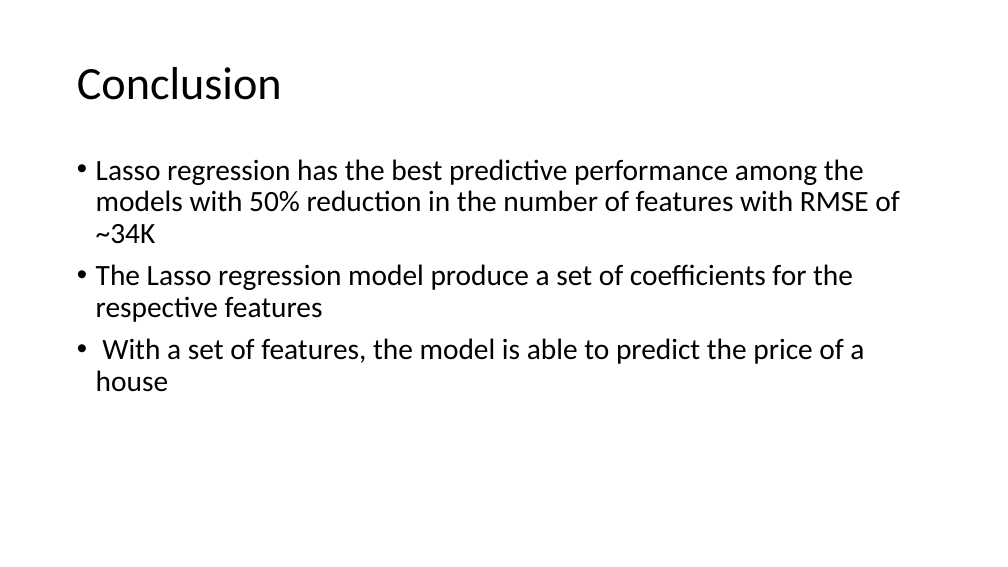
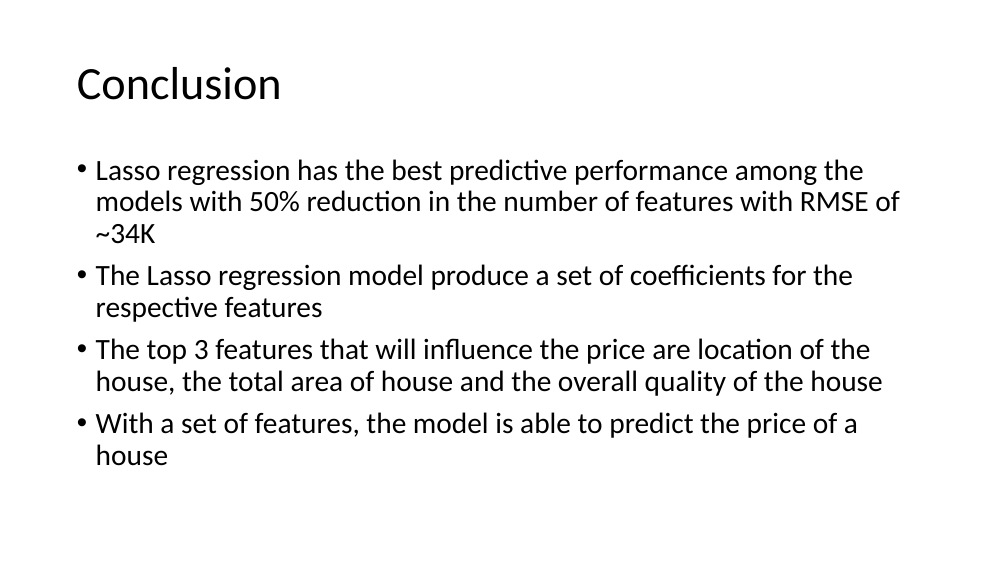
Before and after one commit to jpschew/GA-projects-DSI24, a slide deck: slide 10 of GA-project2/GA-project2.pptx. Drawn at 1008x567 pixels with LibreOffice and Linux fonts; fonts in the diff are those of the drawing. Boxes give left, top, right and bottom in pixels: in the first picture for what was removed or moved away, otherwise in the second. Text is boxed around its words. In the diff, an @@ line names an element or a change of style, - is before the commit and + after.

```diff
--- a/GA-project2/GA-project2.pptx
+++ b/GA-project2/GA-project2.pptx
@@ text at (96,338,882,396): paragraph added @@
+• The top 3 features that will influence the price are location of the house, the total area of house and the overall quality of the house
```
Also in this commit, not shown: 6 other slides changed, 2 other files.
